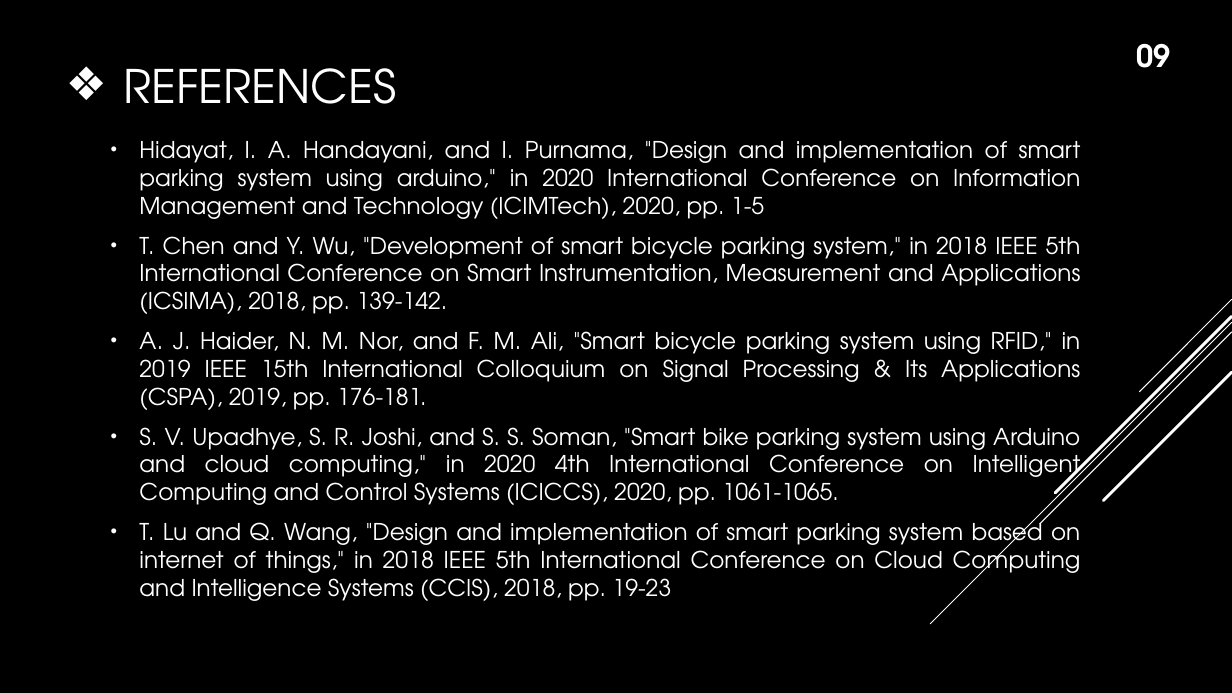
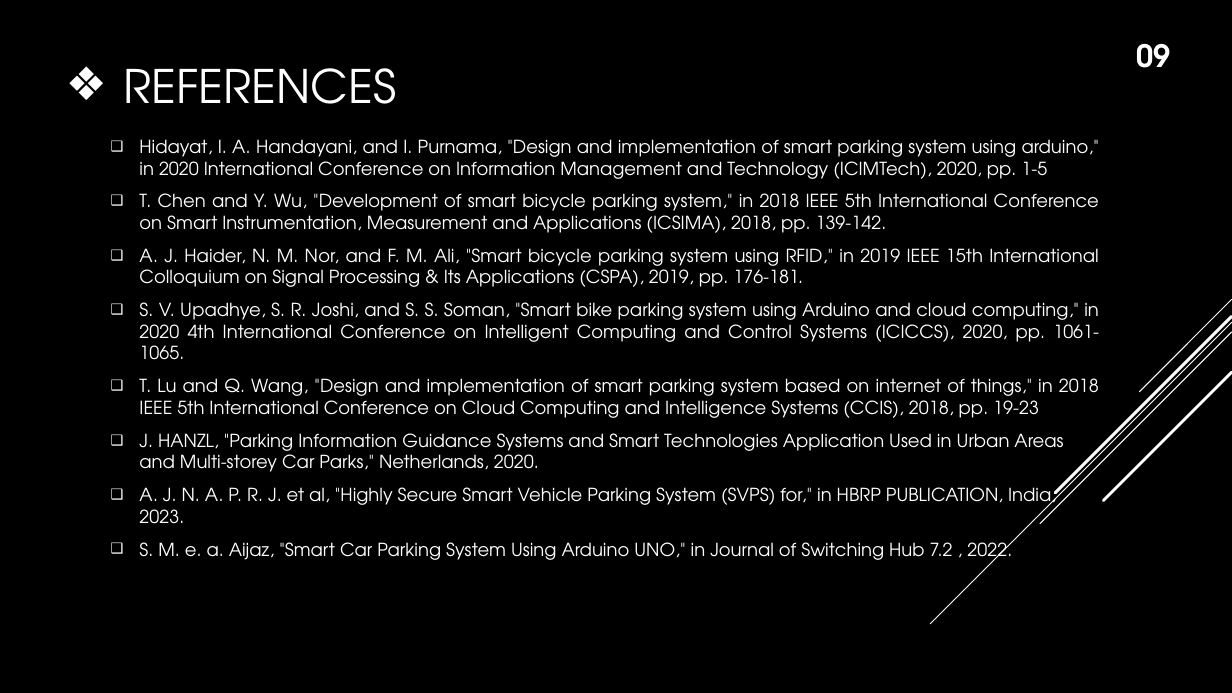
Before and after one commit to istyaque-ahammed/Technical-Writing-and-Presentation, a slide deck: slide 10 of Technical_Presentation.pptx. Drawn at 1232x693 pixels with LibreOffice and Linux fonts; fonts in the diff are those of the drawing. Boxes give left, top, right and bottom in pixels: in the first picture for what was removed or moved away, otherwise in the second. Text is boxed around its words. In the diff, an @@ line names an element or a change of style, - is before the commit and + after.

```diff
--- a/Technical_Presentation.pptx
+++ b/Technical_Presentation.pptx
@@ text at bbox=[139, 139, 1099, 418]: size 18 to 14 pt in "Hidayat, I. A. Handayani, and I. Purnama, ...", "T. Chen and Y. Wu, "Development of ...", "A. J. Haider, N. M. Nor, and ...", "S. V. Upadhye, S. R. Joshi, and ..." and 1 more places; bullet • to ❑ @@
@@ text at bbox=[139, 433, 1063, 564]: paragraphs added @@
+❑ J. HANZL, "Parking Information Guidance Systems and Smart Technologies Application Used in Urban Areas and Multi-storey Car Parks," Netherlands, 2020.
+❑ A. J. N. A. P. R. J. et al, "Highly Secure Smart Vehicle Parking System (SVPS) for," in HBRP PUBLICATION, India, 2023.
+❑ S. M. e. a. Aijaz, "Smart Car Parking System Using Arduino UNO," in Journal of Switching Hub 7.2 , 2022.
```
Also in this commit, not shown: 7 other slides changed.
